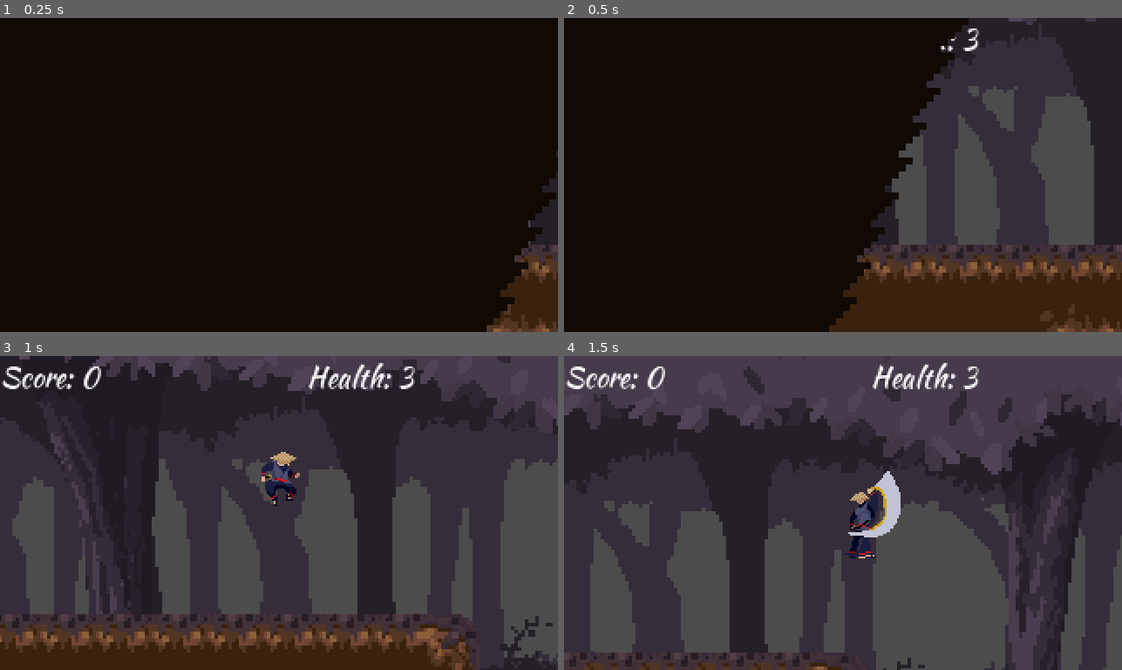
Above: before the commit, frames 1-4 (two rows, left to right).
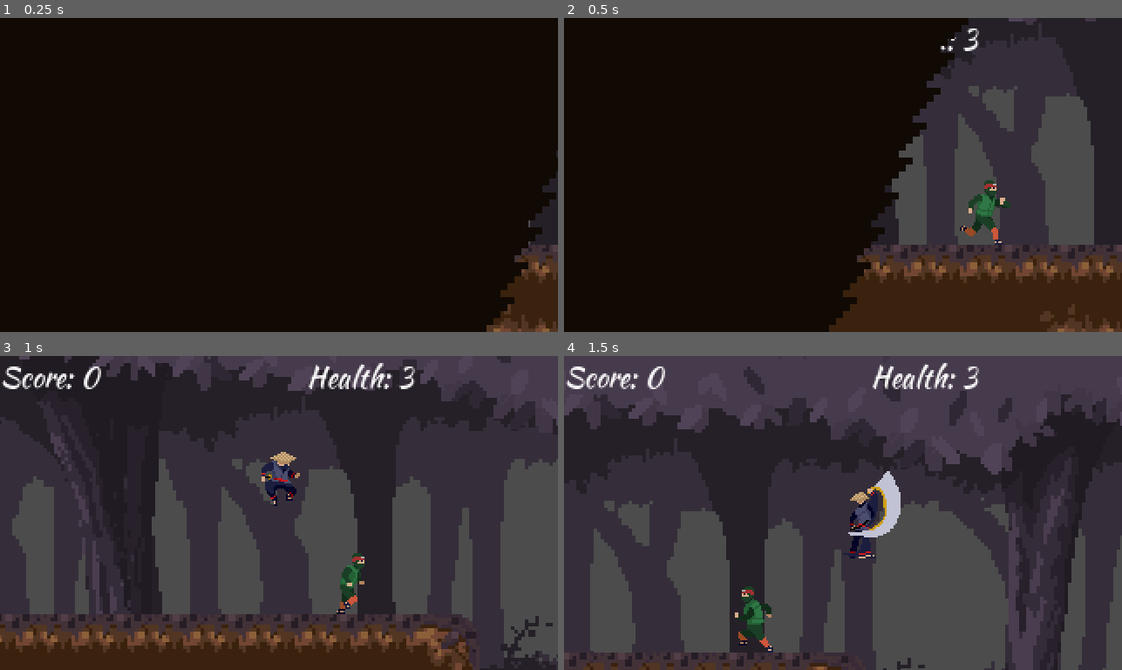
Above: after the commit, the same moments.

Repository: nateslagter/Ninja-Man-Quest-for-the-Shuriken
Game: Godot game, scene res://Project/LevelScenes/LevelTwo/LevelTwo.tscn
The game is run twice, just before and just after one commit, with the same random seed, the same clock (stepped at 60 frames per second) and the same inputs.
Inputs:
- Up to frame 1 (0.25 s): no input
- Up to frame 2 (0.5 s): no input
- Up to frame 3 (1 s): hold Right (move_right) from 0.53 s (still down); tap Up (attack) at 0.6 s; tap Space (jump) at 0.77 s
- Up to frame 4 (1.5 s): keep holding Right (move_right); tap Up (attack) at 1.35 s

Frame 1 is identical in both runs. In frame 2, 0.7% of the frame differs, in the area x 70-80%, y 51-73%; in frame 3, 0.5%; in frame 4, 0.5%.

Commit message:
Flip raycasts when boss moves in a different direction

Diff:
--- a/Project/CharacterScenes/Boss/Boss.tscn
+++ b/Project/CharacterScenes/Boss/Boss.tscn
@@ -74,8 +74,11 @@
 [sub_resource type="CircleShape2D" id=6]
 radius = 19.2699
 
+[sub_resource type="RectangleShape2D" id=7]
+extents = Vector2( 8.62142, 20.5655 )
+
 [node name="Boss" type="KinematicBody2D"]
-collision_layer = 2
+collision_layer = 3
 collision_mask = 0
 script = ExtResource( 2 )
 
@@ -106,19 +109,25 @@
 
 [node name="WaitTimer" type="Timer" parent="."]
 wait_time = 5.0
+one_shot = true
 
 [node name="AttackHitbox" type="Area2D" parent="."]
 
 [node name="CollisionShape2D" type="CollisionShape2D" parent="AttackHitbox"]
-position = Vector2( 15.25, 38.5 )
+position = Vector2( 15.7573, 44.7052 )
 shape = SubResource( 6 )
 disabled = true
 
+[node name="CollisionShape2D2" type="CollisionShape2D" parent="."]
+position = Vector2( 0.0485191, 21.5526 )
+shape = SubResource( 7 )
+
 [node name="BossBoundaryDetector" type="RayCast2D" parent="."]
-position = Vector2( 7.56807, 20.3917 )
+position = Vector2( 0, 20.392 )
 enabled = true
-cast_to = Vector2( 3, 0 )
+cast_to = Vector2( 20, 0 )
+collision_mask = 4
+collide_with_areas = true
 
 [connection signal="animation_finished" from="AnimationPlayer" to="." method="_on_AnimationPlayer_animation_finished"]
-[connection signal="area_entered" from="Hitbox" to="." method="_on_Hitbox_area_entered"]
 [connection signal="timeout" from="WaitTimer" to="BossStateMachine" method="_on_WaitTimer_timeout"]
--- a/Project/CharacterScenes/Boss/BossStateMachine.gd
+++ b/Project/CharacterScenes/Boss/BossStateMachine.gd
@@ -2,24 +2,51 @@
 
 onready var animation_player = get_node("../AnimationPlayer")
 onready var boss_boundary_detector = get_node("../BossBoundaryDetector")
+onready var sprite = get_node("../Sprite")
+
 
 var velocity = Vector2(100,0)
 
-func _ready():
+
+
+func _ready() -> void:
 	call_deferred("set_state",States.IDLE)
 
-func _logic(_delta : float) -> void:
-	print(boss_boundary_detector.is_colliding())
+
+func _logic(delta : float) -> void:
 	if boss_boundary_detector.is_colliding():
+		print("colliding")
 		if boss_boundary_detector.get_collider().is_in_group("BossBoundaries"):
-			print("detected")
-		else:
-			print("colliding, not detecting area")
-	parent.position.x += 1
+			velocity = Vector2(-velocity.x,velocity.y)
+			get_node("../WaitTimer").start()
+			boss_boundary_detector.scale.x *= -1
+	_apply_gravity(delta)
+	if state == States.RUNNING:
+		parent.move_and_slide(velocity,Vector2.UP)
+	_switch_direction()
 
 
+
+func _apply_gravity(delta : float) -> void:
+	if !parent.is_on_floor():
+		velocity.y += 700 * delta
+
+func _switch_direction() -> void:
+	if velocity.x < 0:
+		sprite.set_flip_h(true)
+	if velocity.x > 0:
+		sprite.set_flip_h(false)
+
 func _transition(_delta : float):
-	return null
+	match state:
+		States.IDLE:
+			if state != States.KNOCKBACK:
+				if velocity.x != 0:
+					return States.RUNNING
+		States.RUNNING:
+			if state != States.KNOCKBACK:
+				if velocity.x == 0:
+					return States.IDLE
 
 
 func _enter_state(_new_state) -> void:
@@ -33,9 +60,6 @@
 
 
 
-func _exit_state(_new_state) -> void:
-	pass
-
 func _on_WaitTimer_timeout() -> void:
 	state = States.RUNNING
 	_enter_state(state)
--- a/Project/LevelScenes/LevelTwo/LevelTwo.tscn
+++ b/Project/LevelScenes/LevelTwo/LevelTwo.tscn
@@ -870,21 +870,23 @@
 [node name="BossBoundary1" type="Area2D" parent="." groups=[
 "BossBoundaries",
 ]]
+collision_layer = 5
 
 [node name="CollisionShape2D" type="CollisionShape2D" parent="BossBoundary1"]
-position = Vector2( 2566.27, 12.2887 )
+position = Vector2( 2544.02, 13.0387 )
 shape = SubResource( 17 )
 
 [node name="BossBoundary2" type="Area2D" parent="." groups=[
 "BossBoundaries",
 ]]
+collision_layer = 5
 
 [node name="CollisionShape2D" type="CollisionShape2D" parent="BossBoundary2"]
-position = Vector2( 2137.3, 13.1796 )
+position = Vector2( 2163.46, 9.99762 )
 shape = SubResource( 17 )
 
 [node name="Boss" parent="." instance=ExtResource( 9 )]
-position = Vector2( 2114.43, -8.30849 )
+position = Vector2( 2388.08, 9.72273 )
 
 [connection signal="area_entered" from="TeleportBox" to="." method="_on_TeleportBox_area_entered"]
 [connection signal="area_entered" from="Killbox" to="." method="_on_Killbox_area_entered"]
Not shown: 1 places in Project/CharacterScenes/Boss/Boss.tscn that only renumber resources
